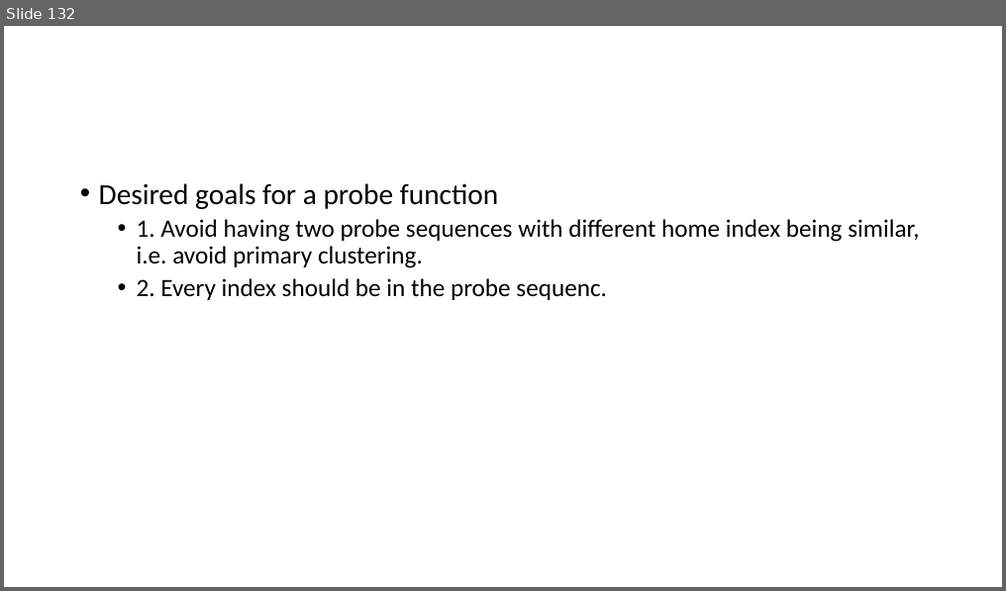
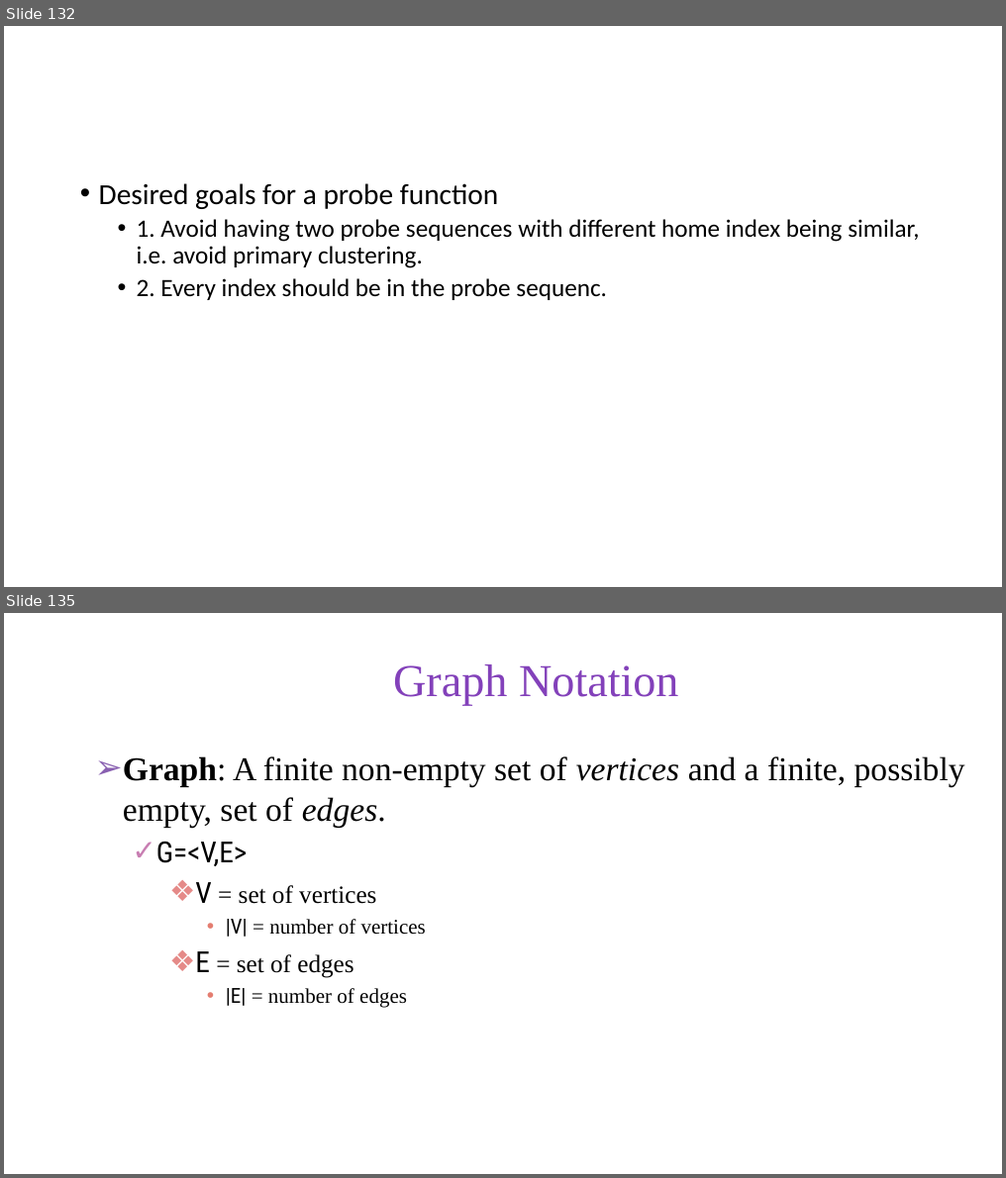
Before and after one commit to skalakm/232, a slide deck: notes.pptx. Shown one above the other, each under a label of ours: slide 132 before the commit, slides 132 and 135 after it; the slides between them are not shown. The pictures are 1006x591 and 1006x1178 pixels, drawn with LibreOffice and Linux fonts; fonts in the diff are those of the drawing; background and template pictures are left out. Boxes give left, top, right and bottom in pixels: in the first picture for what was removed or moved away, otherwise in the second. Text is boxed around its words. In the diff, an @@ line names an element or a change of style, - is before the commit and + after.

Commit message:
added graph stuff

```diff
--- a/notes.pptx
+++ b/notes.pptx
@@ slide 135 added at (x1=4, y1=613, x2=1002, y2=1174), background #FFFFFF @@
@@ title added at (x1=393, y1=664, x2=679, y2=705), 44 pt, text #8341BA @@
+Graph Notation
@@ text added at (x1=123, y1=757, x2=965, y2=1008), 32 pt, text #000000 @@
+➢ Graph: A finite non-empty set of vertices and a finite, possibly empty, set of edges.
+  ✓ G=<V,E>
+    ❖ V = set of vertices
+      • |V| = number of vertices
+    ❖ E = set of edges
+      • |E| = number of edges
```
Also in this commit, not shown: 8 other slides added.
